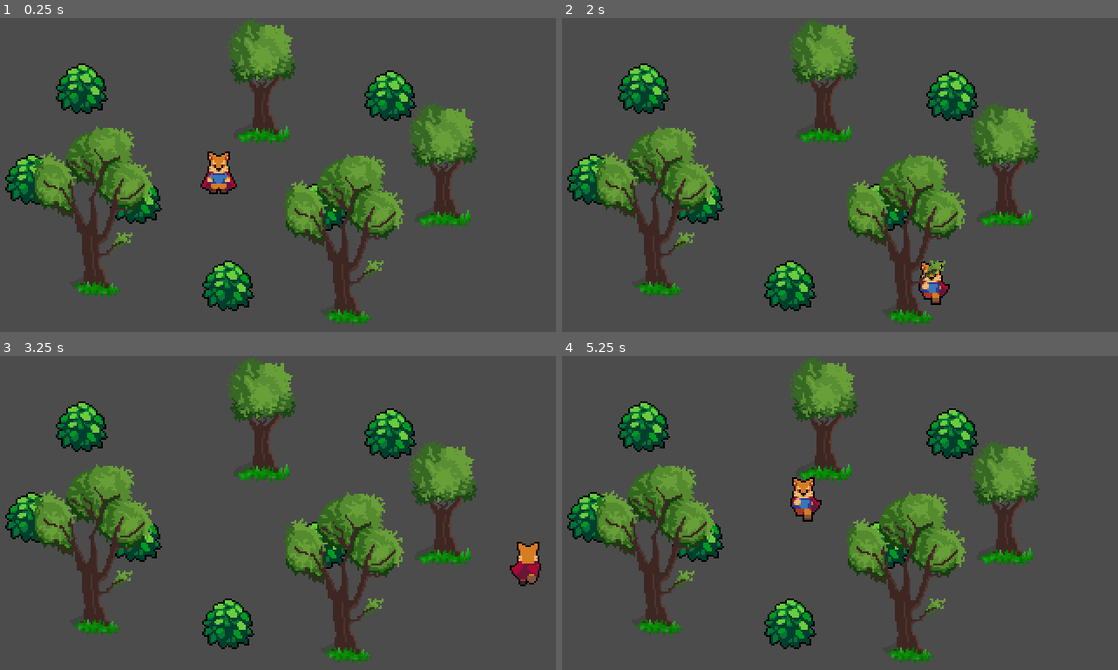
Above: before the commit, frames 1-4 (two rows, left to right).
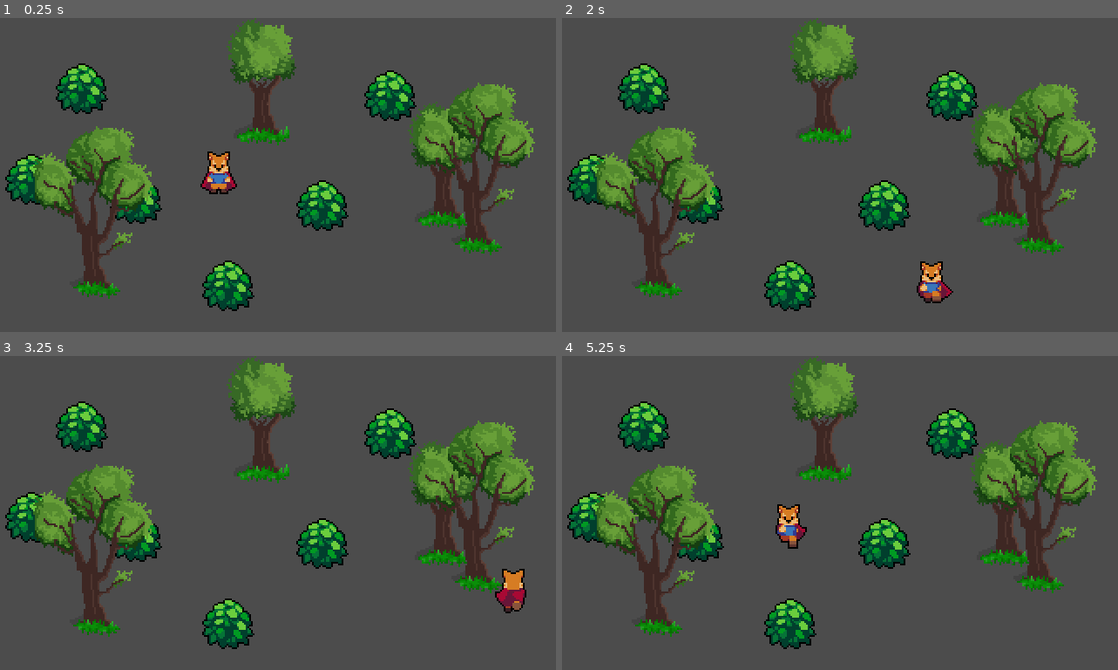
Above: after the commit, the same moments.

Repository: Hollow1212/RpgGameProject
Game: Godot game, scene res://World.tscn
Two runs of this game, one before a commit and one after it. Both use one fixed random seed, a clock stepped at 60 frames per second and the inputs below.
Inputs:
- Up to frame 1 (0.25 s): no input
- Up to frame 2 (2 s): tap Enter at 0.5 s; hold Right (ui_right) 0.53-1.28 s; hold Down (ui_down) from 1.28 s (still down)
- Up to frame 3 (3.25 s): release Down (ui_down) at 2.03 s; hold Right (ui_right) 2.03-2.78 s; hold Up (ui_up) from 2.78 s (still down)
- Up to frame 4 (5.25 s): release Up (ui_up) at 3.53 s; hold Left (ui_left) 3.53-5.03 s; hold Down (ui_down) from 5.03 s (still down)

The runs differ from the first frame. In frame 1, 9.4% of the frame differs, in the area x 51-97%, y 20-99%; in frame 2, 9.6%; in frame 3, 10%, in the area x 51-98%, y 20-99%; in frame 4, 10%.

Commit message:
V1.12
cyka blyat

Diff:
--- a/RPGgameProject/Player/Player.gd
+++ b/RPGgameProject/Player/Player.gd
@@ -6,6 +6,8 @@
 var velocity = Vector2.ZERO
 
 onready var animationPlayer = $AnimationPlayer
+onready var animationTree = $AnimationTree
+onready var animationState = animationTree.get("parameters/playback")
 
 func _physics_process(delta):
 	var input_vector = Vector2.ZERO
@@ -13,17 +15,21 @@
 	input_vector.y = Input.get_action_strength("ui_down") - Input.get_action_strength("ui_up")
 	input_vector= input_vector.normalized()
 	if input_vector != Vector2.ZERO:
-		if input_vector.x > 0:
-			animationPlayer.play("RunRight")
-		elif input_vector.x < 0:
-			animationPlayer.play("RunLeft")
-		elif input_vector.y > 0:
-			animationPlayer.play("RunDown")
-		else:
-			animationPlayer.play("RunUp")
+		animationTree.set("parameters/Idle/blend_position", input_vector)
+		animationTree.set("parameters/Run/blend_position", input_vector)
+		animationState.travel("Run")
+#		if input_vector.x > 0:
+#			animationPlayer.play("RunRight")
+#		elif input_vector.x < 0:
+#			animationPlayer.play("RunLeft")
+#		elif input_vector.y > 0:
+#			animationPlayer.play("RunDown")
+#		else:
+#			animationPlayer.play("RunUp")
 		velocity = velocity.move_toward(input_vector * MAX_SPEED, ACCELERATION * delta)
 
 	else:
-		animationPlayer.play("IdleDown")
+		animationState.travel("Idle")
+#		animationPlayer.play("IdleDown")
 		velocity = velocity.move_toward(Vector2.ZERO, FRICTION * delta)
 	velocity = move_and_slide(velocity)
--- a/RPGgameProject/Player/Player.tscn
+++ b/RPGgameProject/Player/Player.tscn
@@ -1,14 +1,13 @@
-[gd_scene load_steps=14 format=2]
+[gd_scene load_steps=27 format=2]
 
 [ext_resource path="res://Player/Player.png" type="Texture" id=1]
 [ext_resource path="res://Player/Player.gd" type="Script" id=2]
-[ext_resource path="res://World/Tree.png" type="Texture" id=3]
 
 [sub_resource type="CapsuleShape2D" id=1]
 radius = 4.0
 height = 4.0
 
-[sub_resource type="Animation" id=5]
+[sub_resource type="Animation" id=8]
 resource_name = "IdleDown"
 length = 0.1
 loop = true
@@ -22,7 +21,7 @@
 "times": PoolRealArray( 0 ),
 "transitions": PoolRealArray( 1 ),
 "update": 1,
-"values": [ 18 ]
+"values": [ 6 ]
 }
 
 [sub_resource type="Animation" id=6]
@@ -59,7 +58,7 @@
 "values": [ 0 ]
 }
 
-[sub_resource type="Animation" id=8]
+[sub_resource type="Animation" id=5]
 resource_name = "IdleUp"
 length = 0.1
 loop = true
@@ -73,7 +72,7 @@
 "times": PoolRealArray( 0 ),
 "transitions": PoolRealArray( 1 ),
 "update": 1,
-"values": [ 6 ]
+"values": [ 18 ]
 }
 
 [sub_resource type="Animation" id=2]
@@ -91,7 +90,7 @@
 "values": [ 2 ]
 }
 
-[sub_resource type="Animation" id=9]
+[sub_resource type="Animation" id=4]
 resource_name = "RunDown"
 length = 0.6
 loop = true
@@ -105,7 +104,7 @@
 "times": PoolRealArray( 0, 0.1, 0.2, 0.3, 0.4, 0.5 ),
 "transitions": PoolRealArray( 1, 1, 1, 1, 1, 1 ),
 "update": 1,
-"values": [ 19, 20, 21, 22, 23, 18 ]
+"values": [ 7, 8, 9, 10, 11, 6 ]
 }
 
 [sub_resource type="Animation" id=10]
@@ -142,7 +141,7 @@
 "values": [ 1, 2, 3, 4, 5, 0 ]
 }
 
-[sub_resource type="Animation" id=4]
+[sub_resource type="Animation" id=9]
 resource_name = "RunUp"
 length = 0.6
 loop = true
@@ -156,10 +155,75 @@
 "times": PoolRealArray( 0, 0.1, 0.2, 0.3, 0.4, 0.5 ),
 "transitions": PoolRealArray( 1, 1, 1, 1, 1, 1 ),
 "update": 1,
-"values": [ 7, 8, 9, 10, 11, 6 ]
-}
+"values": [ 19, 20, 21, 22, 23, 18 ]
+}
+
+[sub_resource type="AnimationNodeAnimation" id=13]
+animation = "IdleLeft"
+
+[sub_resource type="AnimationNodeAnimation" id=14]
+animation = "IdleUp"
+
+[sub_resource type="AnimationNodeAnimation" id=15]
+animation = "IdleRight"
+
+[sub_resource type="AnimationNodeAnimation" id=16]
+animation = "IdleDown"
+
+[sub_resource type="AnimationNodeBlendSpace2D" id=17]
+blend_point_0/node = SubResource( 13 )
+blend_point_0/pos = Vector2( -1, 0 )
+blend_point_1/node = SubResource( 14 )
+blend_point_1/pos = Vector2( 0, 1.1 )
+blend_point_2/node = SubResource( 15 )
+blend_point_2/pos = Vector2( 1, 0 )
+blend_point_3/node = SubResource( 16 )
+blend_point_3/pos = Vector2( 0, -1.1 )
+min_space = Vector2( -1, -1.1 )
+max_space = Vector2( 1, 1.1 )
+blend_mode = 1
+
+[sub_resource type="AnimationNodeAnimation" id=18]
+animation = "RunLeft"
+
+[sub_resource type="AnimationNodeAnimation" id=21]
+animation = "RunRight"
+
+[sub_resource type="AnimationNodeAnimation" id=22]
+animation = "RunUp"
+
+[sub_resource type="AnimationNodeAnimation" id=23]
+animation = "RunDown"
+
+[sub_resource type="AnimationNodeBlendSpace2D" id=24]
+blend_point_0/node = SubResource( 18 )
+blend_point_0/pos = Vector2( -1, 0 )
+blend_point_1/node = SubResource( 21 )
+blend_point_1/pos = Vector2( 1, 0 )
+blend_point_2/node = SubResource( 22 )
+blend_point_2/pos = Vector2( 0, 1.1 )
+blend_point_3/node = SubResource( 23 )
+blend_point_3/pos = Vector2( 0, -1.1 )
+min_space = Vector2( -1, -1.1 )
+max_space = Vector2( 1, 1.1 )
+blend_mode = 1
+
+[sub_resource type="AnimationNodeStateMachineTransition" id=25]
+
+[sub_resource type="AnimationNodeStateMachineTransition" id=26]
+
+[sub_resource type="AnimationNodeStateMachine" id=11]
+states/Idle/node = SubResource( 17 )
+states/Idle/position = Vector2( 553.667, 133.667 )
+states/Run/node = SubResource( 24 )
+states/Run/position = Vector2( 709.667, 132.333 )
+transitions = [ "Run", "Idle", SubResource( 25 ), "Idle", "Run", SubResource( 26 ) ]
+start_node = "Idle"
+
+[sub_resource type="AnimationNodeStateMachinePlayback" id=12]
 
 [node name="Player" type="KinematicBody2D"]
+position = Vector2( -1, -1 )
 script = ExtResource( 2 )
 
 [node name="Sprite" type="Sprite" parent="."]
@@ -173,16 +237,20 @@
 shape = SubResource( 1 )
 
 [node name="AnimationPlayer" type="AnimationPlayer" parent="."]
-anims/IdleDown = SubResource( 5 )
+anims/IdleDown = SubResource( 8 )
 anims/IdleLeft = SubResource( 6 )
 anims/IdleRight = SubResource( 7 )
-anims/IdleUp = SubResource( 8 )
+anims/IdleUp = SubResource( 5 )
 anims/RESET = SubResource( 2 )
-anims/RunDown = SubResource( 9 )
+anims/RunDown = SubResource( 4 )
 anims/RunLeft = SubResource( 10 )
 anims/RunRight = SubResource( 3 )
-anims/RunUp = SubResource( 4 )
-
-[node name="Tree" type="Sprite" parent="AnimationPlayer"]
-position = Vector2( -284, 83 )
-texture = ExtResource( 3 )
+anims/RunUp = SubResource( 9 )
+
+[node name="AnimationTree" type="AnimationTree" parent="."]
+tree_root = SubResource( 11 )
+anim_player = NodePath("../AnimationPlayer")
+active = true
+parameters/playback = SubResource( 12 )
+parameters/Idle/blend_position = Vector2( 0.0258621, 0.176301 )
+parameters/Run/blend_position = Vector2( 0.00287354, 1.02052 )
--- a/RPGgameProject/World.tscn
+++ b/RPGgameProject/World.tscn
@@ -39,4 +39,4 @@
 position = Vector2( 56, 152 )
 
 [node name="Tree4" parent="." instance=ExtResource( 4 )]
-position = Vector2( 200, 168 )
+position = Vector2( 275, 127 )
